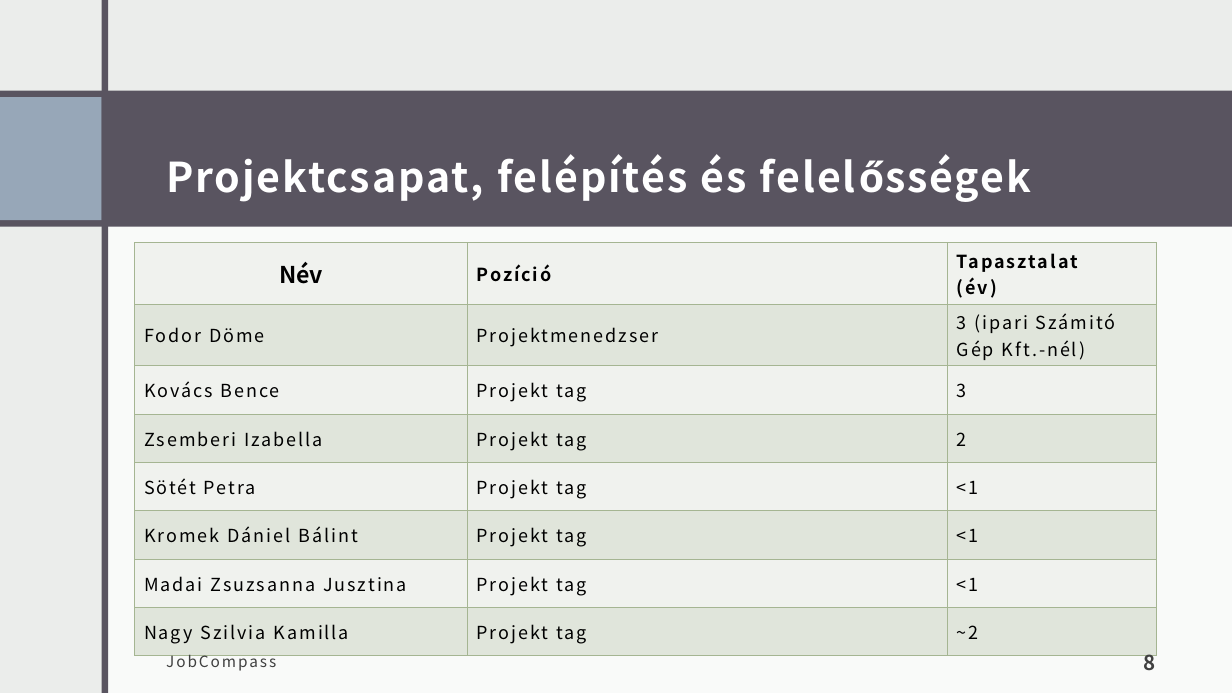
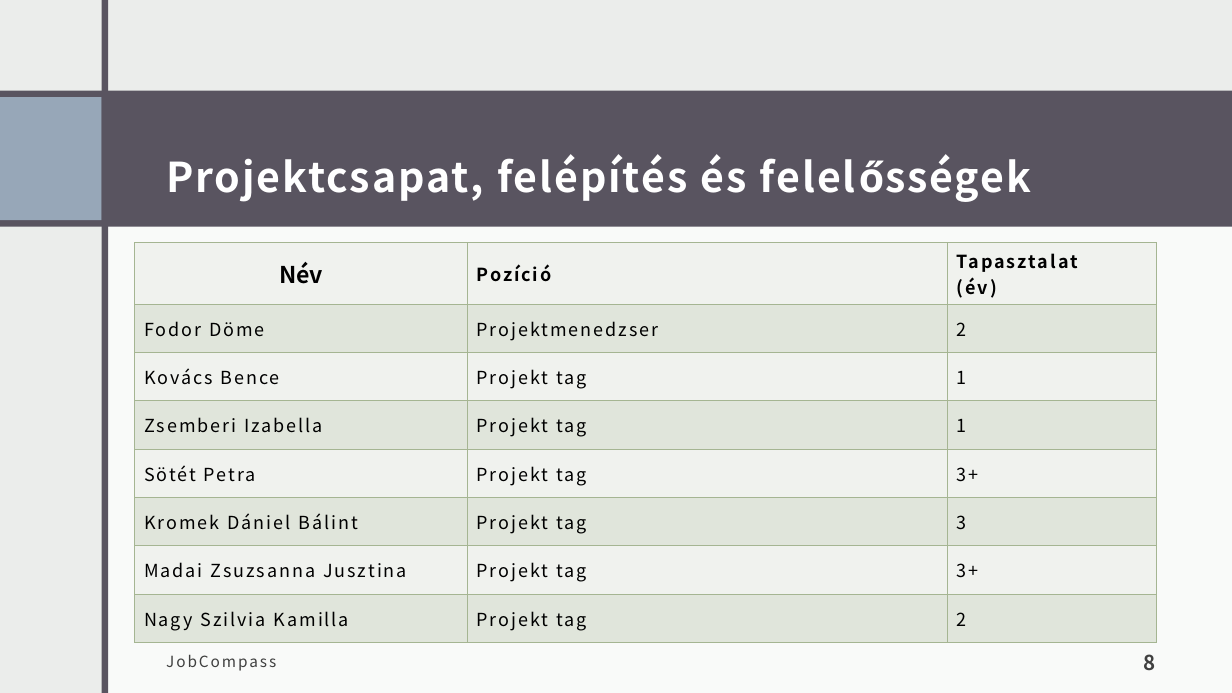
Before and after one commit to zsiza/JobCompass, a slide deck: slide 8 of M1/JobCompassM1.pptx. Drawn at 1232x693 pixels with LibreOffice and Linux fonts; fonts in the diff are those of the drawing. Boxes give left, top, right and bottom in pixels: in the first picture for what was removed or moved away, otherwise in the second. Text is boxed around its words. In the diff, an @@ line names an element or a change of style, - is before the commit and + after.

```diff
--- a/M1/JobCompassM1.pptx
+++ b/M1/JobCompassM1.pptx
@@ table at (135, 243, 1157, 635) @@
-row 2, column 3: 3 (ipari Számitó Gép Kft.-nél)
+row 2, column 3: 2
-row 3, column 3: 3
+row 3, column 3: 1
-row 4, column 3: 2
+row 4, column 3: 1
-row 5, column 3: <1
+row 5, column 3: 3+
-row 6, column 3: <1
+row 6, column 3: 3
-row 7, column 3: <1
+row 7, column 3: 3+
-row 8, column 3: ~2
+row 8, column 3: 2
```
Also in this commit, not shown: 8 other slides changed, 2 slides added, 1 slide removed.
